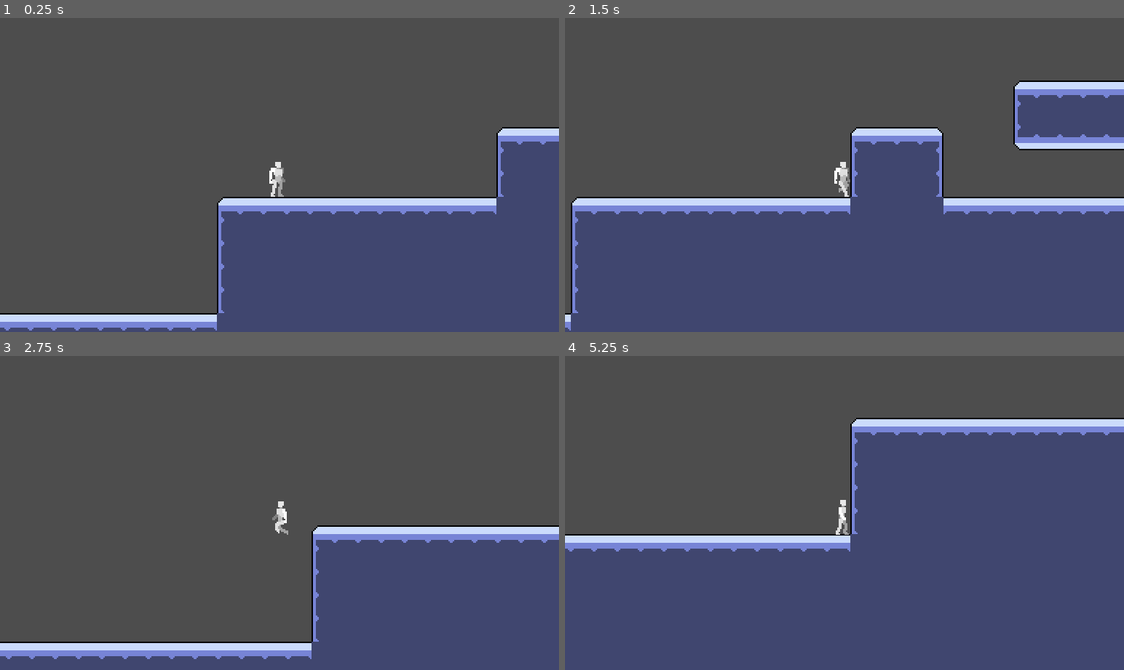
Above: before the commit, frames 1-4 (two rows, left to right).
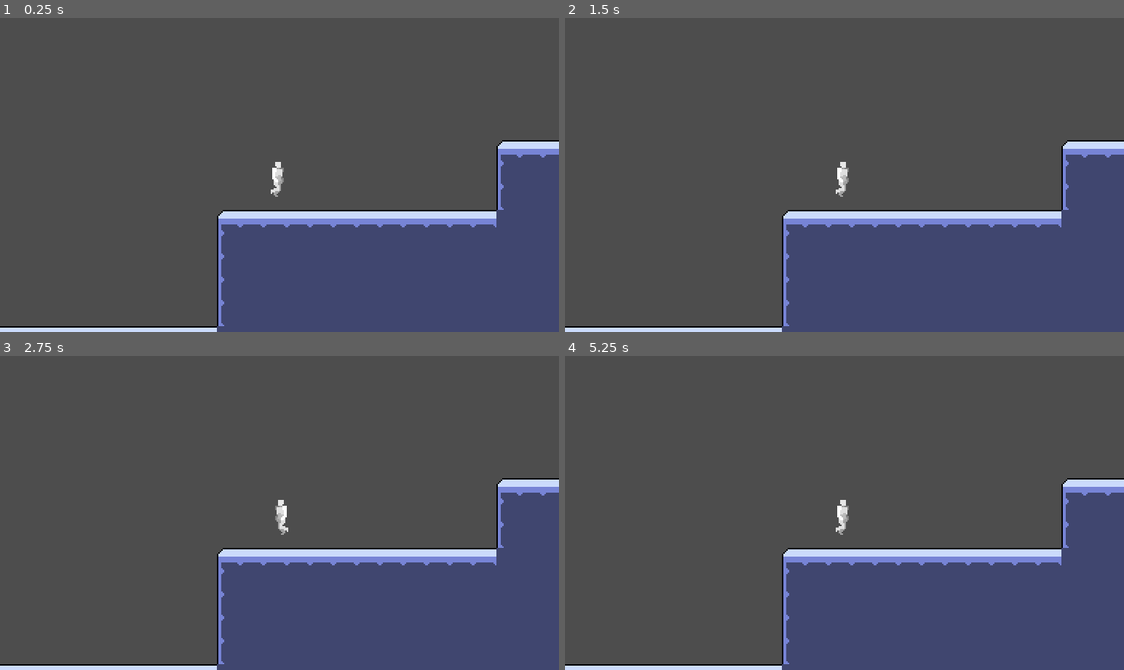
Above: after the commit, the same moments.

Repository: lucasjanta/basic-character
Game: Godot game, scene res://basic_level/basic_level.tscn
Same seed, same stepped clock (60 frames per second), same inputs: the game is played once before the commit and once after it. Before the commit the project starts from res://Scenes/basic_level/basic_level.tscn.
Inputs:
- Up to frame 1 (0.25 s): no input
- Up to frame 2 (1.5 s): tap Enter (ui_accept) at 0.5, 0.77 s; hold Right (ui_right) from 0.53 s (still down)
- Up to frame 3 (2.75 s): tap Enter (ui_accept) at 1.52 s; release Right (ui_right) at 2.03 s; hold Left (ui_left) from 2.03 s (still down)
- Up to frame 4 (5.25 s): release Left (ui_left) at 2.78 s; hold Right (ui_right) 2.78-4.28 s; tap Enter (ui_accept) at 3.02, 3.77, 4.52 s; hold Left (ui_left) 4.28-5.03 s; hold Right (ui_right) from 5.03 s (still down)

The runs differ from the first frame. In frame 1, 8.0% of the frame differs, in the area x 0-100%, y 34-100%; in frame 2, 31%; in frame 3, 16%; in frame 4, 39%, in the area x 0-100%, y 19-100%.
Error after the commit: Parse Error: Class "StateMachine" hides a global script class. (res://scripts/StateMachine/state_machine.gd:1)

Commit message:
better organization

Diff:
--- a/Scenes/basic_level/basic_level.tscn
+++ b/basic_level/basic_level.tscn
@@ -1,7 +1,7 @@
 [gd_scene load_steps=5 format=4 uid="uid://c83wj5i26oxy7"]
 
-[ext_resource type="Texture2D" uid="uid://cj2pyocii447l" path="res://Assets/ground.png" id="1_xu53v"]
-[ext_resource type="PackedScene" uid="uid://eucmrx5gvseg" path="res://Scenes/player/basic_player.tscn" id="2_ffok5"]
+[ext_resource type="Texture2D" uid="uid://cj2pyocii447l" path="res://basic_level/ground.png" id="1_xu53v"]
+[ext_resource type="PackedScene" uid="uid://eucmrx5gvseg" path="res://player/basic_player.tscn" id="2_ffok5"]
 
 [sub_resource type="TileSetAtlasSource" id="TileSetAtlasSource_h7n53"]
 texture = ExtResource("1_xu53v")
--- a/Scenes/player/basic_player.gd
+++ b/player/basic_player.gd
@@ -3,7 +3,6 @@
 @export var speed := 500.0
 @export var gravity := 4000.0
 @export var jump_impulse := 1800.0
-
 
 @onready var animated_sprite_2d = $AnimatedSprite2D
 @onready var animation_player = $AnimationPlayer
@@ -14,7 +13,6 @@
 	input_direction_x = Input.get_axis("ui_left", "ui_right")
 	change_sprite_direction()
 
-
 func change_sprite_direction():
 	if input_direction_x < 0:
 		animated_sprite_2d.flip_h = true
--- a/Scenes/player/basic_player.tscn
+++ b/player/basic_player.tscn
@@ -1,15 +1,14 @@
-[gd_scene load_steps=51 format=3 uid="uid://eucmrx5gvseg"]
-
-[ext_resource type="Script" path="res://Scenes/player/basic_player.gd" id="1_5gmuy"]
-[ext_resource type="Texture2D" uid="uid://dc586up4do5pn" path="res://Assets/idle.png" id="1_8m4wm"]
-[ext_resource type="Texture2D" uid="uid://blvsi34he56qy" path="res://Assets/jump.png" id="2_0gj6h"]
-[ext_resource type="Texture2D" uid="uid://db1gtgqxe11oh" path="res://Assets/run.png" id="3_36n0b"]
-[ext_resource type="Texture2D" uid="uid://bxh1obujqan5j" path="res://Assets/walk.png" id="4_hqki0"]
-[ext_resource type="Script" path="res://Scripts/StateMachine/state_machine.gd" id="6_3e3n1"]
-[ext_resource type="Script" path="res://Scenes/player/states/idle.gd" id="7_7yp85"]
-[ext_resource type="Script" path="res://Scenes/player/states/walk.gd" id="8_lhc6f"]
-[ext_resource type="Script" path="res://Scenes/player/states/jump.gd" id="9_21wja"]
-[ext_resource type="Script" path="res://Scenes/player/states/fall.gd" id="10_wohjb"]
+[gd_scene load_steps=40 format=3 uid="uid://eucmrx5gvseg"]
+
+[ext_resource type="Script" path="res://player/basic_player.gd" id="1_5gmuy"]
+[ext_resource type="Texture2D" uid="uid://dc586up4do5pn" path="res://player/idle.png" id="1_8m4wm"]
+[ext_resource type="Texture2D" uid="uid://blvsi34he56qy" path="res://player/jump.png" id="2_0gj6h"]
+[ext_resource type="Texture2D" uid="uid://bxh1obujqan5j" path="res://player/walk.png" id="4_hqki0"]
+[ext_resource type="Script" path="res://scripts/StateMachine/state_machine.gd" id="6_3e3n1"]
+[ext_resource type="Script" path="res://player/states/idle.gd" id="7_7yp85"]
+[ext_resource type="Script" path="res://player/states/walk.gd" id="8_lhc6f"]
+[ext_resource type="Script" path="res://player/states/jump.gd" id="9_21wja"]
+[ext_resource type="Script" path="res://player/states/fall.gd" id="10_wohjb"]
 
 [sub_resource type="AtlasTexture" id="AtlasTexture_r1nlv"]
 atlas = ExtResource("1_8m4wm")
@@ -70,42 +69,6 @@
 [sub_resource type="AtlasTexture" id="AtlasTexture_tpo58"]
 atlas = ExtResource("2_0gj6h")
 region = Rect2(384, 0, 32, 32)
-
-[sub_resource type="AtlasTexture" id="AtlasTexture_yanrm"]
-atlas = ExtResource("3_36n0b")
-region = Rect2(32, 0, 32, 32)
-
-[sub_resource type="AtlasTexture" id="AtlasTexture_dxvrt"]
-atlas = ExtResource("3_36n0b")
-region = Rect2(64, 0, 32, 32)
-
-[sub_resource type="AtlasTexture" id="AtlasTexture_76e71"]
-atlas = ExtResource("3_36n0b")
-region = Rect2(96, 0, 32, 32)
-
-[sub_resource type="AtlasTexture" id="AtlasTexture_jc08x"]
-atlas = ExtResource("3_36n0b")
-region = Rect2(128, 0, 32, 32)
-
-[sub_resource type="AtlasTexture" id="AtlasTexture_ye6gj"]
-atlas = ExtResource("3_36n0b")
-region = Rect2(160, 0, 32, 32)
-
-[sub_resource type="AtlasTexture" id="AtlasTexture_51eet"]
-atlas = ExtResource("3_36n0b")
-region = Rect2(192, 0, 32, 32)
-
-[sub_resource type="AtlasTexture" id="AtlasTexture_tbygq"]
-atlas = ExtResource("3_36n0b")
-region = Rect2(224, 0, 32, 32)
-
-[sub_resource type="AtlasTexture" id="AtlasTexture_tu2ng"]
-atlas = ExtResource("3_36n0b")
-region = Rect2(256, 0, 32, 32)
-
-[sub_resource type="AtlasTexture" id="AtlasTexture_vyxtf"]
-atlas = ExtResource("3_36n0b")
-region = Rect2(288, 0, 32, 32)
 
 [sub_resource type="AtlasTexture" id="AtlasTexture_ud8ci"]
 atlas = ExtResource("4_hqki0")
@@ -186,43 +149,6 @@
 }],
 "loop": true,
 "name": &"jump",
-"speed": 5.0
-}, {
-"frames": [{
-"duration": 1.0,
-"texture": SubResource("AtlasTexture_yanrm")
-}, {
-"duration": 1.0,
-"texture": SubResource("AtlasTexture_dxvrt")
-}, {
-"duration": 1.0,
-"texture": SubResource("AtlasTexture_76e71")
-}, {
-"duration": 1.0,
-"texture": SubResource("AtlasTexture_jc08x")
-}, {
-"duration": 1.0,
-"texture": SubResource("AtlasTexture_ye6gj")
-}, {
-"duration": 1.0,
-"texture": SubResource("AtlasTexture_51eet")
-}],
-"loop": true,
-"name": &"run",
-"speed": 5.0
-}, {
-"frames": [{
-"duration": 1.0,
-"texture": SubResource("AtlasTexture_tbygq")
-}, {
-"duration": 1.0,
-"texture": SubResource("AtlasTexture_tu2ng")
-}, {
-"duration": 1.0,
-"texture": SubResource("AtlasTexture_vyxtf")
-}],
-"loop": true,
-"name": &"stop_run",
 "speed": 5.0
 }, {
 "frames": [{
@@ -415,10 +341,22 @@
 tracks/3/interp = 1
 tracks/3/loop_wrap = true
 tracks/3/keys = {
-"times": PackedFloat32Array(),
-"transitions": PackedFloat32Array(),
-"update": 0,
-"values": []
+"times": PackedFloat32Array(0),
+"transitions": PackedFloat32Array(1),
+"update": 0,
+"values": [Vector2(1, 1)]
+}
+tracks/4/type = "value"
+tracks/4/imported = false
+tracks/4/enabled = true
+tracks/4/path = NodePath("CollisionShape2D:shape:size")
+tracks/4/interp = 1
+tracks/4/loop_wrap = true
+tracks/4/keys = {
+"times": PackedFloat32Array(0),
+"transitions": PackedFloat32Array(1),
+"update": 0,
+"values": [Vector2(11, 25)]
 }
 
 [sub_resource type="Animation" id="Animation_saxk7"]
@@ -487,9 +425,6 @@
 "values": [Vector2(11, 25)]
 }
 
-[sub_resource type="Animation" id="Animation_kkxra"]
-resource_name = "run"
-
 [sub_resource type="Animation" id="Animation_w8u7r"]
 resource_name = "up_jump"
 length = 0.4
@@ -627,7 +562,6 @@
 "arrive_jump": SubResource("Animation_g5rmt"),
 "down_jump": SubResource("Animation_gtxy6"),
 "idle": SubResource("Animation_saxk7"),
-"run": SubResource("Animation_kkxra"),
 "up_jump": SubResource("Animation_w8u7r"),
 "walk": SubResource("Animation_3fp0e")
 }
--- a/project.godot
+++ b/project.godot
@@ -11,7 +11,7 @@
 [application]
 
 config/name="Basic Character"
-run/main_scene="res://Scenes/basic_level/basic_level.tscn"
+run/main_scene="res://basic_level/basic_level.tscn"
 config/features=PackedStringArray("4.3", "GL Compatibility")
 config/icon="res://icon.svg"
 
Binary file removed: Assets/ground.aseprite
Not shown, removed: Assets/jump.png.import
Binary file removed: Assets/run.png
Renamed: Assets/ground.png -> basic_level/ground.png
Not shown, changed: basic_level/ground.png.import
Renamed: Assets/idle.png -> player/idle.png
Not shown, changed: player/idle.png.import
Renamed: Assets/jump.png -> player/jump.png
Not shown, changed: player/jump.png.import
Renamed: Scenes/player/states/fall.gd -> player/states/fall.gd
Renamed: Scenes/player/states/idle.gd -> player/states/idle.gd
Renamed: Scenes/player/states/jump.gd -> player/states/jump.gd
(and 5 more such lines)
